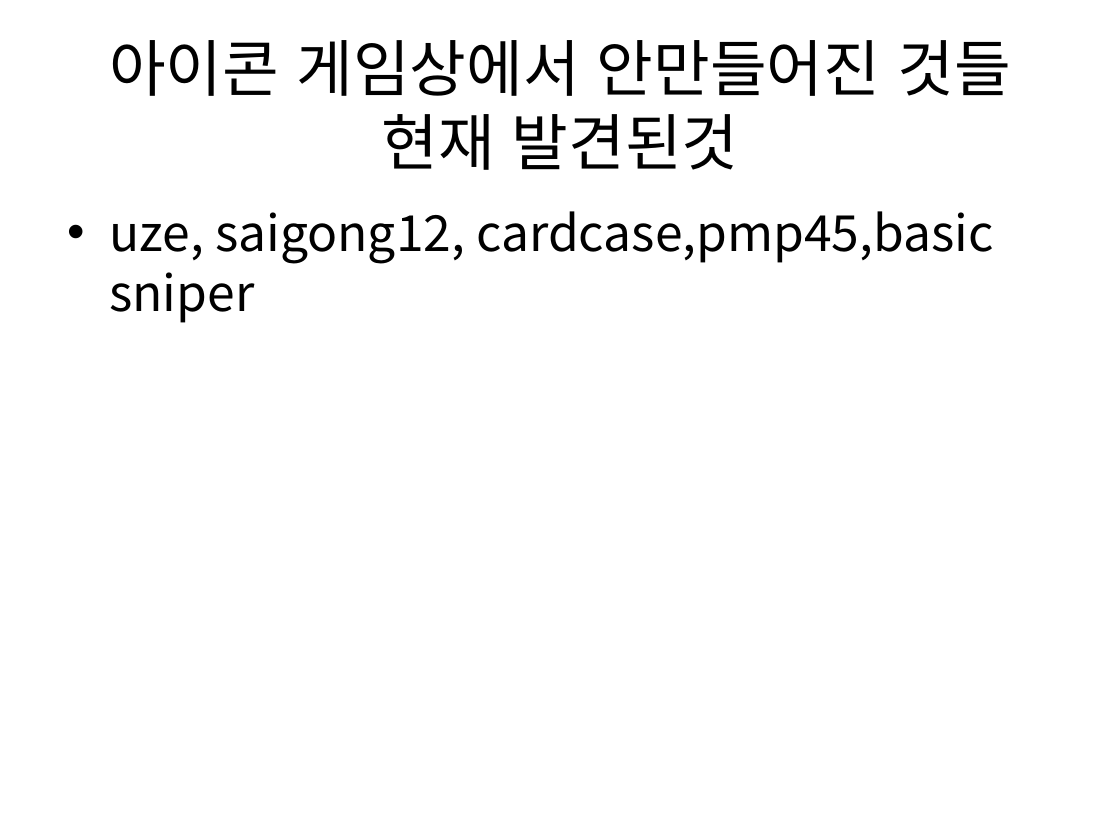
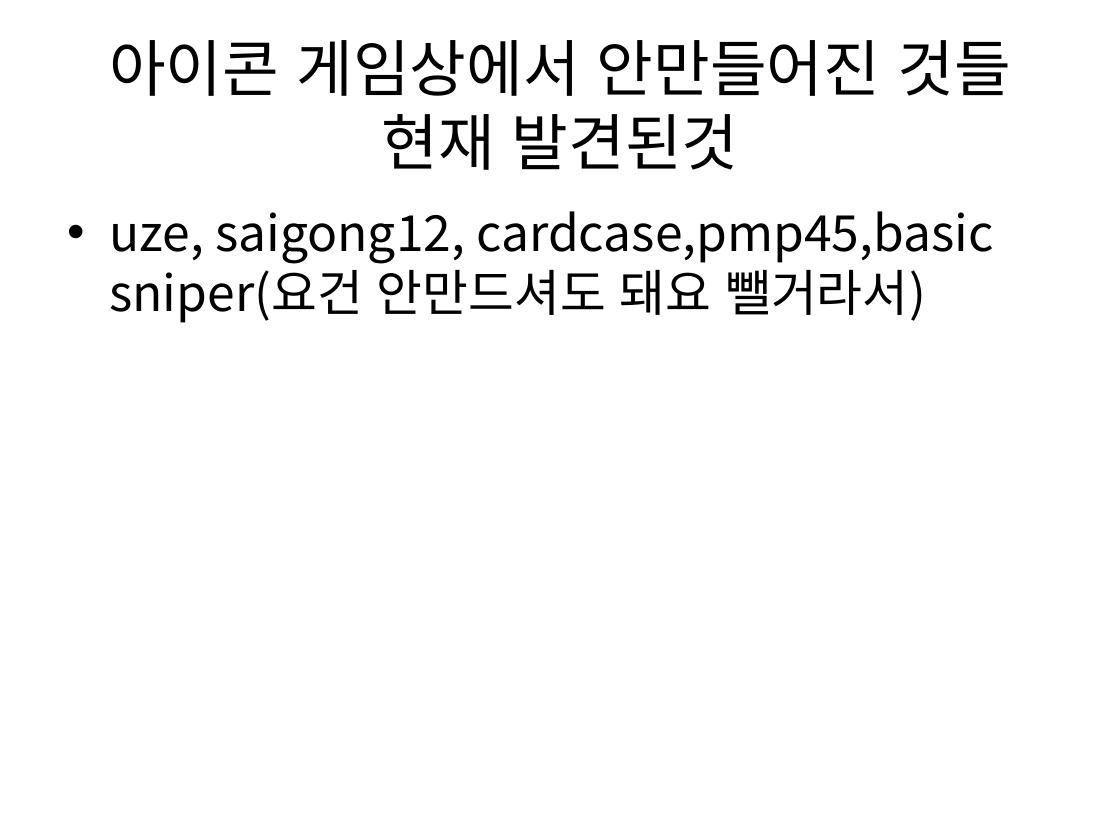
Before and after one commit to gkdlgndpdu/EscapeJail, a slide deck: slide 61 of EscapeJail/Assets/기획/스테이지1기획.pptx. Drawn at 1120x840 pixels with LibreOffice and Linux fonts; fonts in the diff are those of the drawing. Boxes give left, top, right and bottom in pixels: in the first picture for what was removed or moved away, otherwise in the second. Text is boxed around its words. In the diff, an @@ line names an element or a change of style, - is before the commit and + after.

```diff
--- a/EscapeJail/Assets/기획/스테이지1기획.pptx
+++ b/EscapeJail/Assets/기획/스테이지1기획.pptx
@@ text at (109,211,994,323): text changed @@
-• uze, saigong12, cardcase,pmp45,basic sniper
+• uze, saigong12, cardcase,pmp45,basic sniper(요건 안만드셔도 돼요 뺄거라서)
```
Also in this commit, not shown: 2 other slides changed, 2 slides added, 55 other files.
